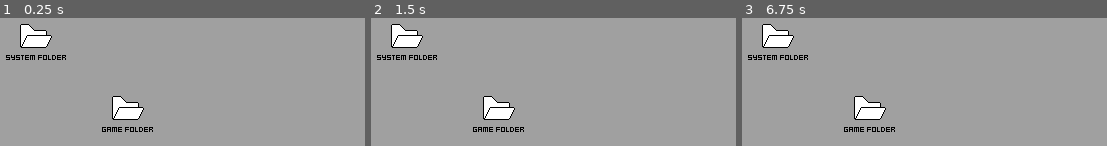
Above: before the commit, frames 1-3 (left to right).
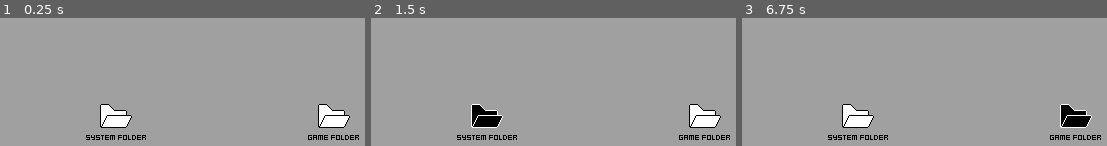
Above: after the commit, the same moments.

Repository: paul-maxime/one-more-folder
Game: Godot game, scene res://Scenes/MainScene.tscn
The game is run twice, just before and just after one commit, with the same random seed, the same clock (stepped at 60 frames per second) and the same inputs.
Inputs (mouse positions are in pixels of both pictures, inside the frame that each line leads up to):
- Up to frame 1 (0.25 s): no input
- Up to frame 2 (1.5 s): tap Enter at 0.5 s; move the mouse to (721, 110) at 0.52 s; click (721, 110) at 0.67 s; tap Space at 1.25 s; drag from (491, 140) to (outside the picture) at 1.27 s
- Up to frame 3 (6.75 s): tap Enter at 2, 3.5 s; move the mouse to (1026, 57) at 2.02 s; click (1026, 57) at 2.17 s; tap Space at 2.75, 4.25 s; drag from (outside the picture) to (807, 79) at 2.77 s; move the mouse to (outside the picture) at 3.52 s; click (outside the picture) at 3.67 s; drag from (807, 79) to (891, 48) at 4.27 s; move the mouse to (997, 125) at 5.02 s; click (997, 125) at 5.17 s; drag from (891, 48) to (862, 140) at 5.77 s; move the mouse to (1092, 110) at 6.52 s; click (1092, 110) at 6.67 s

The runs differ from the first frame. In frame 1, 5.5% of the frame differs, in the area x 1-99%, y 4-96%; in frame 2, 5.6%; in frame 3, 5.5%.

Commit message:
Add more annoying driver related stuff

Diff:
--- a/Scenes/MainScene.tscn
+++ b/Scenes/MainScene.tscn
@@ -6,16 +6,17 @@
 [ext_resource type="AudioStream" uid="uid://cv7xnxracourj" path="res://Assets/Audio/click_002.ogg" id="4_qxria"]
 [ext_resource type="AudioStream" uid="uid://cqobc5wxky83t" path="res://Assets/Audio/switch_005.ogg" id="4_y4jh7"]
 [ext_resource type="AudioStream" uid="uid://bjqs0mo1vi55u" path="res://Assets/Audio/click_005.ogg" id="5_y4jh7"]
+[ext_resource type="AudioStream" uid="uid://b4e864h0eo558" path="res://Assets/Audio/question_004.ogg" id="6_f140w"]
 [ext_resource type="AudioStream" uid="uid://dvbg1vcwt3lkh" path="res://Assets/Audio/error_006.ogg" id="6_q68mp"]
 
 [node name="MainScene" type="Node"]
 script = ExtResource("1_qxria")
 
 [node name="GameFolder" parent="." instance=ExtResource("2_nhkr4")]
-position = Vector2(144, 120)
+position = Vector2(350, 128)
 
 [node name="SystemFolder" parent="." instance=ExtResource("2_nhkr4")]
-position = Vector2(48, 48)
+position = Vector2(128, 128)
 
 [node name="WindowsManager" type="Node" parent="."]
 script = ExtResource("1_tr2i4")
@@ -28,6 +29,9 @@
 [node name="CannotOpenSoundPlayer" type="AudioStreamPlayer" parent="."]
 stream = ExtResource("5_y4jh7")
 
+[node name="SuccessSoundPlayer" type="AudioStreamPlayer" parent="."]
+stream = ExtResource("6_f140w")
+
 [node name="ErrorSoundPlayer" type="AudioStreamPlayer" parent="."]
 stream = ExtResource("6_q68mp")
 
--- a/Scripts/MainScene.gd
+++ b/Scripts/MainScene.gd
@@ -1,6 +1,9 @@
 extends Node
 
 var victory_scene = preload("res://Scenes/VictoryScreen.tscn")
+
+var is_sudo = false
+var driver_installed = false
 
 func _ready() -> void:
 	if OS.get_name() == "Windows" || OS.get_name() == "Linux":
@@ -18,9 +21,8 @@
 		window.create_folder("manual")
 		$WindowsManager.open_window(window)
 	elif filename == "how to play.txt":
-		var window = $WindowsManager.create_window(filename)
-		window.display_text("Thanks for downloading our game!\nTo play, just run the executable in BINARIES.\n\nIf you don't know which architecture you\nare using, refer to the manual.")
-		$WindowsManager.open_window(window)
+		open_text_window(
+			filename, "Thanks for downloading our game!\nTo play, just run the executable in BINARIES.\n\nIf you don't know which architecture you\nare using, refer to the manual.")
 	elif filename == "binaries":
 		var window = $WindowsManager.create_window(filename)
 		window.create_folder("arch_x17")
@@ -51,37 +53,166 @@
 		window.create_folder("tools_" + filename.replace("arch_", ""))
 		$WindowsManager.open_window(window)
 	elif filename == "game_x38_v5.exe":
-		add_child(victory_scene.instantiate())
-		$OpenSoundPlayer.play()
+		if is_sudo:
+			open_error_window(filename, "error: you are an administrator.")
+		elif !driver_installed:
+			open_error_window(filename, "error: gpu driver not installed.")
+		elif $WindowsManager.windows.size() > 1:
+			open_error_window(filename, "error: out of memory.\nplease close some windows.")
+		else:
+			open_victory_game()
 	elif filename.begins_with("game_") && filename.ends_with(".exe"):
-		var window = $WindowsManager.create_window(filename)
-		window.display_error("error: invalid architecture")
-		$WindowsManager.open_window(window)
+		if is_sudo:
+			open_error_window(filename, "error: you are an administrator.")
+		elif $WindowsManager.windows.size() > 1:
+			open_error_window(filename, "error: out of memory.\nplease close some windows.")
+		else:
+			open_error_window(filename, "error: invalid architecture.\nplease check your architecture and try again.")
+	elif filename.begins_with("tools_"):
+		var window = $WindowsManager.create_window(filename)
+		window.create_folder(filename.replace("tools_", "drivers_"))
+		$WindowsManager.open_window(window)
+	elif filename.begins_with("drivers_"):
+		var window = $WindowsManager.create_window(filename)
+		window.create_folder(filename.replace("drivers_", "astone "))
+		window.create_folder(filename.replace("drivers_", "graveon "))
+		window.goto_next_line()
+		window.create_folder(filename.replace("drivers_", "puntel "))
+		window.create_folder(filename.replace("drivers_", "zvidia "))
+		$WindowsManager.open_window(window)
+	elif (filename.begins_with("astone ") || filename.begins_with("graveon ") || filename.begins_with("puntel ") || filename.begins_with("zvidia ")) && filename.count(" ") == 1:
+		var window = $WindowsManager.create_window(filename)
+		window.create_folder(filename + " 321")
+		window.create_folder(filename + " 407")
+		window.create_folder(filename + " 999")
+		window.goto_next_line()
+		window.create_folder(filename + " 3006")
+		window.create_folder(filename + " 9477")
+		window.goto_next_line()
+		window.create_folder(filename + " 19477 EXTRA")
+		$WindowsManager.open_window(window)
+	elif filename.begins_with("astone ") || filename.begins_with("graveon ") || filename.begins_with("puntel ") || filename.begins_with("zvidia "):
+		var window = $WindowsManager.create_window(filename)
+		window.create_file(filename.replace(" ", "_") + ".drv")
+		window.create_file(filename.replace(" ", "_") + ".dat")
+		$WindowsManager.open_window(window)
+	elif filename == "graveon_x38_v5_3006.drv":
+		if driver_installed:
+			open_error_window(filename, "GPU drivers already installed.")
+		elif !is_sudo:
+			open_error_window(filename, "error: permission denied.\nyou are not an administrator.")
+		else:
+			open_success_window(filename, "GPU drivers installed successfully.")
+			driver_installed = true
+	elif filename.ends_with(".drv") && filename.contains("x38_v5") && filename.contains("puntel") && filename.contains("_9477"):
+		open_error_window(filename, "error: cpu drivers already installed.")
+	elif filename.ends_with(".drv") && filename.contains("x38_v5") && filename.contains("puntel"):
+		open_error_window(filename, "error: could not detect the cpu.\nmake sure you are installing the correct drivers.")
+	elif filename.ends_with(".drv") && filename.contains("x38_v5"):
+		open_error_window(filename, "error: could not detect the gpu.\nmake sure you are installing the correct drivers.")
+	elif filename.ends_with(".drv") && !filename.contains("x38_v5"):
+		open_error_window(filename, "error: invalid architecture.\nplease check your architecture and try again.")
 	elif filename == "manual":
 		var window = $WindowsManager.create_window(filename)
 		window.create_file("architectures.txt")
+		window.create_file("admin and sudo.txt")
+		window.create_file("drivers.txt")
 		$WindowsManager.open_window(window)
 	elif filename == "architectures.txt":
-		var window = $WindowsManager.create_window(filename)
-		window.display_text("Unsure which architecture folder you are using?\nDon't worry!\n\nYou can easily check your current architecture\nby reading the ARCH.INI file in your system folder.")
-		$WindowsManager.open_window(window)
+		open_text_window(filename, "Unsure which architecture you are using?\nDon't worry!\n\nYou can easily check your current architecture\nby reading the ARCH.INI file in your system folder.")
+	elif filename == "admin and sudo.txt":
+		open_text_window(filename, "To run the game, you must be a normal user.\nThe game will not run if you are an administrator.\n\nUse SUDO-DISABLE.EXE in the BIN folder to\nrevoke your administrator privileges.")
+	elif filename == "drivers.txt":
+		open_text_window(filename, "This game requires up to date drivers.\nMake sure to install the ones you need\nfrom the TOOLS folder.\n\nCheck the PROC system folder for more\ndetails about your system.")
 	elif filename == "system folder":
 		var window = $WindowsManager.create_window(filename)
+		window.create_folder("bin")
+		window.create_folder("proc")
 		window.create_folder("sys")
+		window.goto_next_line()
 		window.create_file("arch.ini")
 		$WindowsManager.open_window(window)
 	elif filename == "arch.ini":
-		var window = $WindowsManager.create_window(filename)
-		window.display_text("; this file has been deprecated\n; please check the SYS folder instead")
-		$WindowsManager.open_window(window)
+		open_text_window(filename, "; this file has been deprecated\n; please check the SYS folder instead")
+	elif filename == "bin":
+		var window = $WindowsManager.create_window(filename)
+		window.create_folder("admin")
+		window.create_folder("web")
+		$WindowsManager.open_window(window)
+	elif filename == "proc":
+		var window = $WindowsManager.create_window(filename)
+		window.create_folder("cpu")
+		window.create_folder("gpu")
+		window.create_folder("mem")
+		$WindowsManager.open_window(window)
+	elif filename == "sudo-enable.exe":
+		if is_sudo:
+			open_error_window(filename, "You are already an administrator.");
+		else:
+			is_sudo = true
+			open_success_window(filename, "You are now an administrator.");
+	elif filename == "sudo-disable.exe":
+		if !is_sudo:
+			open_error_window(filename, "You are already a normal user.");
+		else:
+			is_sudo = false
+			open_success_window(filename, "You are now a normal user.");
 	elif filename == "sys":
 		var window = $WindowsManager.create_window(filename)
-		window.create_file("current-arch.ini")
+		if is_sudo:
+			window.create_file("current-arch.ini")
+		else:
+			window.display_error("error: permission denied.\nyou are not an administrator.")
 		$WindowsManager.open_window(window)
 	elif filename == "current-arch.ini":
-		var window = $WindowsManager.create_window(filename)
-		window.display_text("[arch]\ncurrent_arch = arch_x38_v5")
-		$WindowsManager.open_window(window)
+		open_text_window(filename, "[arch]\ncurrent_arch = arch_x38_v5")
+	elif filename == "cpu":
+		var window = $WindowsManager.create_window(filename)
+		window.create_file("cpu-info.ini")
+		window.create_file("cpu-data")
+		$WindowsManager.open_window(window)
+	elif filename == "gpu":
+		var window = $WindowsManager.create_window(filename)
+		window.create_file("gpu-info.ini")
+		window.create_file("gpu-data")
+		$WindowsManager.open_window(window)
+	elif filename == "mem":
+		var window = $WindowsManager.create_window(filename)
+		window.create_file("realtime-data.ini")
+		$WindowsManager.open_window(window)
+	elif filename == "realtime-data.ini":
+		open_text_window(filename, "[mem]\ntype = ZDDR 7.5\nfullname = ZDDR 7.5 Edition, x38 compatible\nusage = " + str($WindowsManager.windows.size() * 10) + " KiB")
+	elif filename == "admin":
+		var window = $WindowsManager.create_window(filename)
+		window.create_file("sudo-enable.exe")
+		window.create_file("sudo-disable.exe")
+		$WindowsManager.open_window(window)
+	elif filename == "web":
+		var window = $WindowsManager.create_window(filename)
+		$WindowsManager.open_window(window)
+	elif filename == "cpu-info.ini":
+		open_text_window(filename, "[cpu]\nspeed = 321 Hz\ncores = 3\nname = Puntel x38-9477")
+	elif filename == "gpu-info.ini":
+		open_text_window(filename, "[gpu]\nid = 47773006\nname = Graveon 3006 SUPER")
 	else:
 		$CannotOpenSoundPlayer.play()
 		$WindowsManager.unselect_current_file()
+
+func open_text_window(title: String, text: String):
+	var window = $WindowsManager.create_window(title)
+	window.display_text(text)
+	$WindowsManager.open_window(window)
+
+func open_success_window(title: String, text: String):
+	var window = $WindowsManager.create_window(title)
+	window.display_success(text)
+	$WindowsManager.open_window(window)
+
+func open_error_window(title: String, text: String):
+	var window = $WindowsManager.create_window(title)
+	window.display_error(text)
+	$WindowsManager.open_window(window)
+
+func open_victory_game():
+	add_child(victory_scene.instantiate())
+	$OpenSoundPlayer.play()
--- a/Scripts/Window.gd
+++ b/Scripts/Window.gd
@@ -14,6 +14,7 @@
 var minimum_window_size: Vector2i = Vector2i.ZERO
 
 var is_text = false
+var is_success = false
 var is_error = false
 
 func _ready() -> void:
@@ -35,6 +36,11 @@
 	$WindowText.show()
 	size_in_pixels = $WindowText.size + $WindowText.position + Vector2(8, 8)
 
+func display_success(text: String) -> void:
+	display_error(text)
+	is_error = false
+	is_success = true
+
 func display_error(text: String) -> void:
 	is_error = true
 	$ErrorText.text = text
@@ -42,7 +48,7 @@
 	size_in_pixels = $ErrorText.size + $ErrorText.position + Vector2(8, 8)
 
 func finalize_window() -> void:
-	if !is_error && !is_text:
+	if !is_success && !is_error && !is_text:
 		if size_in_pixels.x < 120: size_in_pixels.x = 120
 		if size_in_pixels.y < 74: size_in_pixels.y = 74
 	$CloseButton.position = Vector2(size_in_pixels.x - 16, 0)
--- a/Scripts/WindowsManager.gd
+++ b/Scripts/WindowsManager.gd
@@ -27,6 +27,8 @@
 func open_window(window: Node2D) -> void:
 	if window.is_error:
 		$"../ErrorSoundPlayer".play()
+	elif window.is_success:
+		$"../SuccessSoundPlayer".play()
 	else:
 		$"../OpenSoundPlayer".play()
 	window.finalize_window()
Not shown, added: Assets/Audio/question_004.ogg.import
Not shown: 1 places in Scenes/MainScene.tscn that only renumber resources
Not shown, added: Assets/Audio/question_004.ogg
